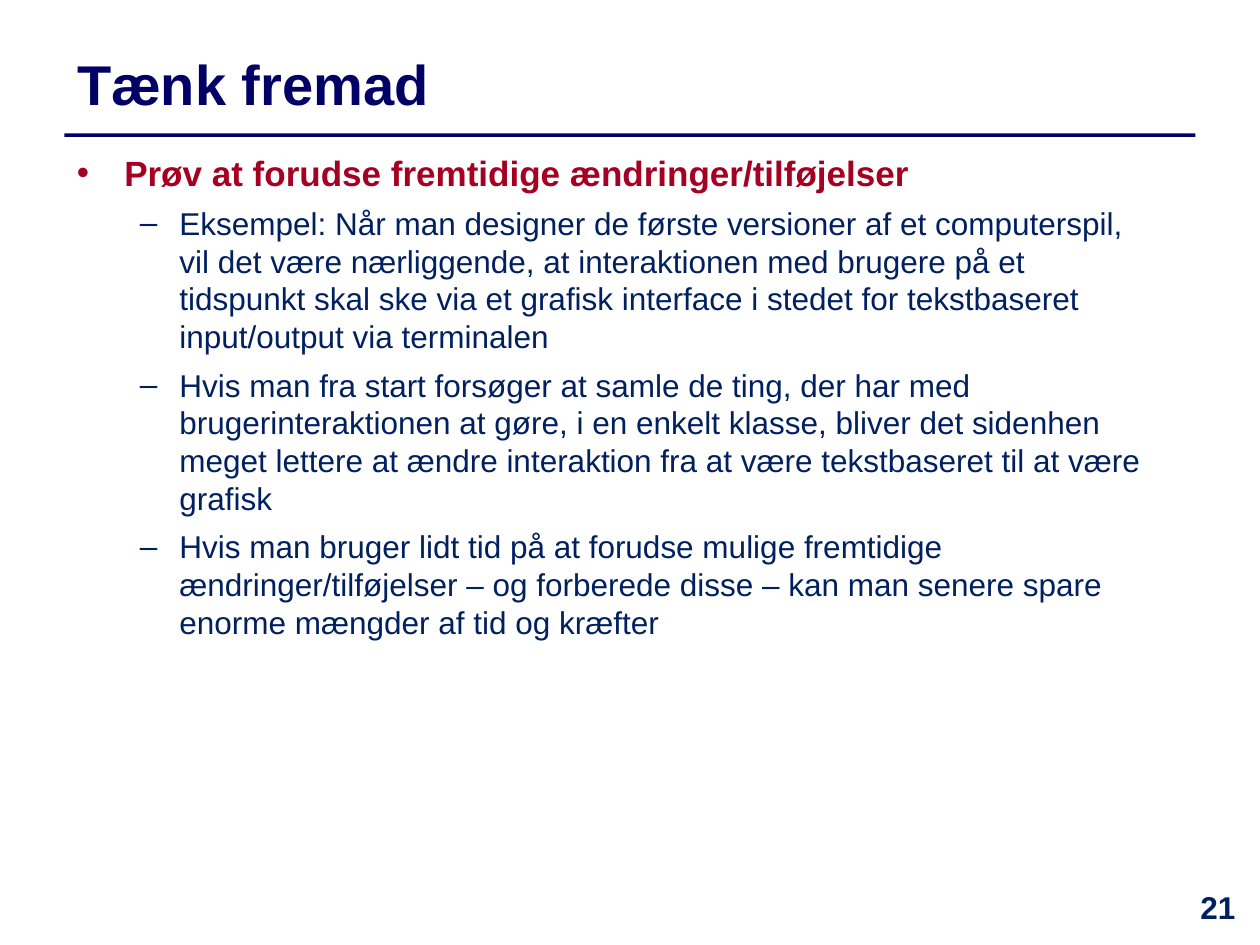
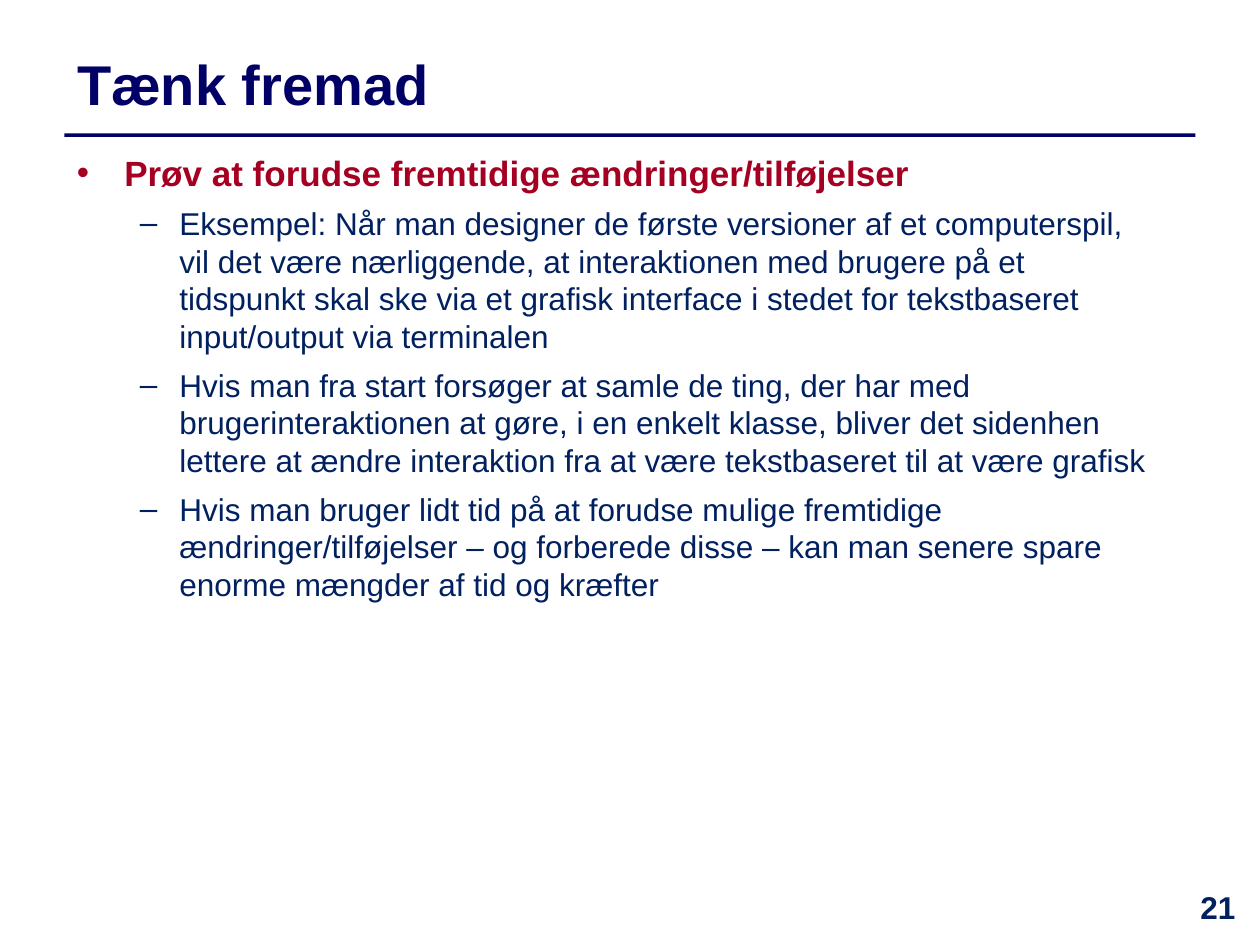
Before and after one commit to IntProgAU/Materiale, a slide deck: slide 21 of web/e21/uge_9/Slides-Uge9.pptx. Drawn at 1260x945 pixels with LibreOffice and Linux fonts; fonts in the diff are those of the drawing. Boxes give left, top, right and bottom in pixels: in the first picture for what was removed or moved away, otherwise in the second. Text is boxed around its words. In the diff, an @@ line names an element or a change of style, - is before the commit and + after.

```diff
--- a/web/e21/uge_9/Slides-Uge9.pptx
+++ b/web/e21/uge_9/Slides-Uge9.pptx
@@ text at [179, 374, 1145, 478]: text changed @@
-  – Hvis man fra start forsøger at samle de ting, der har med brugerinteraktionen at gøre, i en enkelt klasse, bliver det sidenhen meget lettere at ændre interaktion fra at være tekstbaseret til at være grafisk
+  – Hvis man fra start forsøger at samle de ting, der har med brugerinteraktionen at gøre, i en enkelt klasse, bliver det sidenhen lettere at ændre interaktion fra at være tekstbaseret til at være grafisk
```
Also in this commit, not shown: 6 other slides changed, 4 other files.
